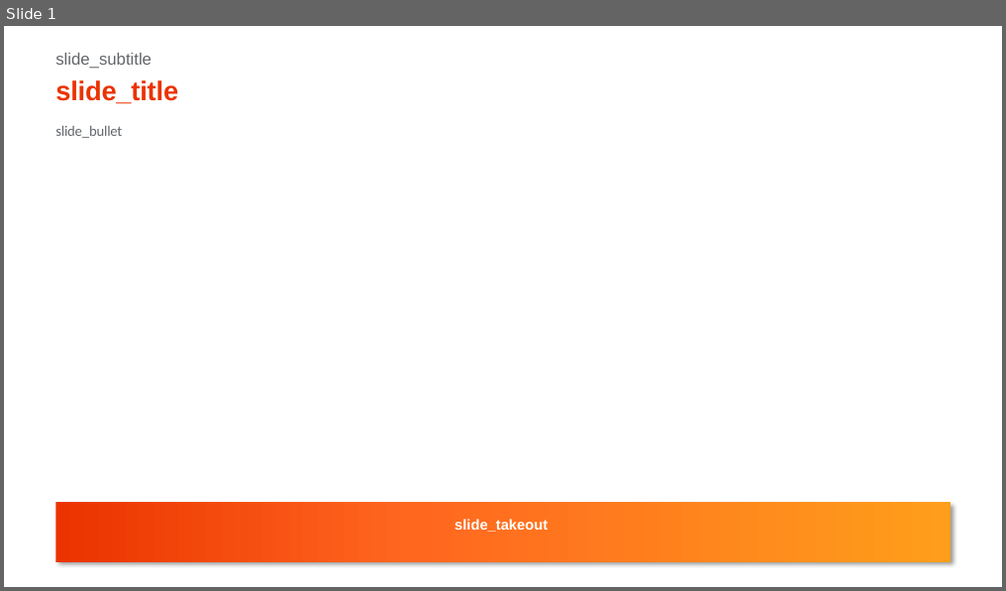
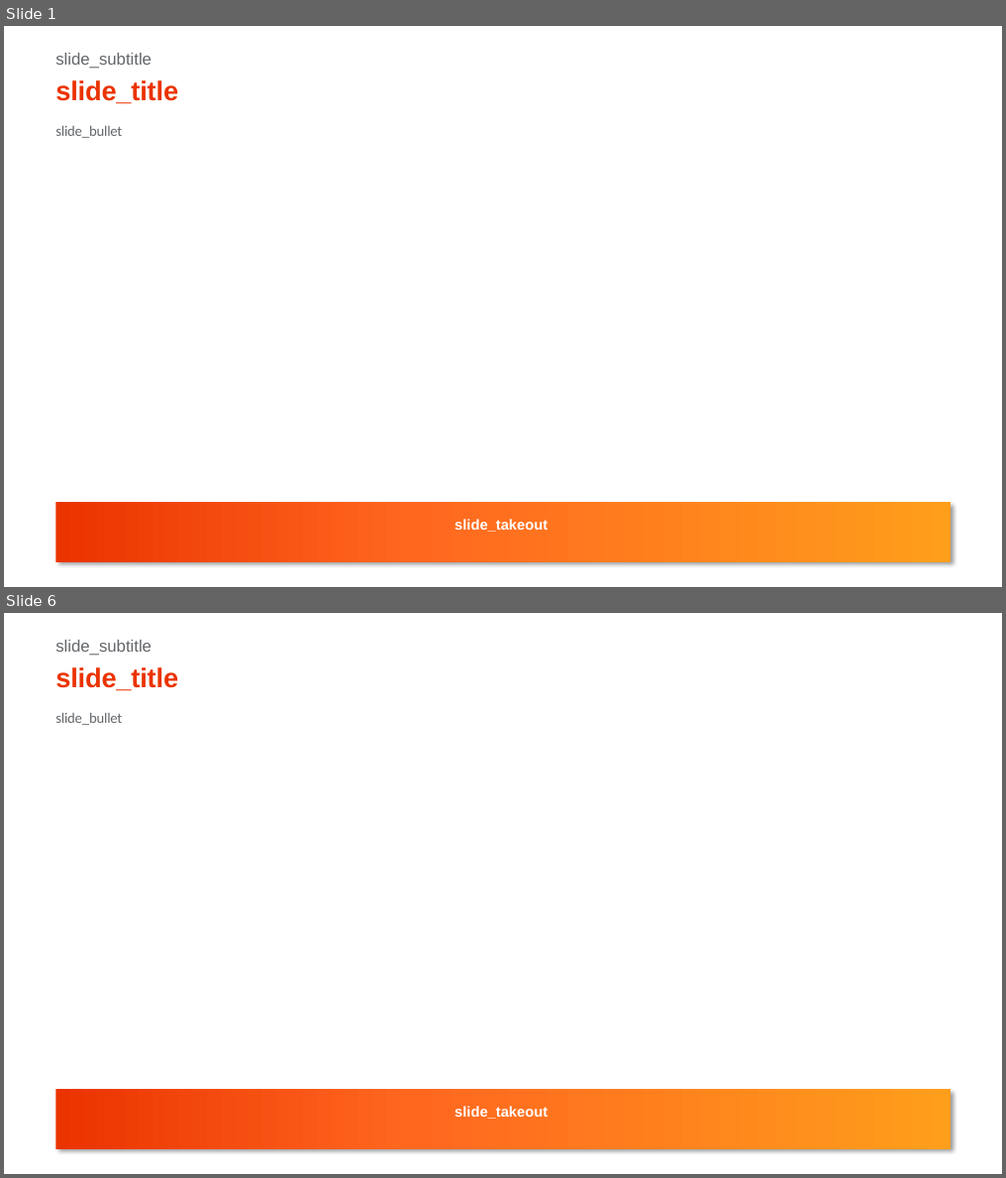
Before and after one commit to xpistos90210/templates, a slide deck: CONAN_content.pptx. Shown one above the other, each under a label of ours: slide 1 before the commit, slides 1 and 6 after it; the slides between them are not shown. The pictures are 1006x591 and 1006x1178 pixels, drawn with LibreOffice and Linux fonts; fonts in the diff are those of the drawing. Boxes give left, top, right and bottom in pixels: in the first picture for what was removed or moved away, otherwise in the second. Text is boxed around its words. In the diff, an @@ line names an element or a change of style, - is before the commit and + after.

```diff
--- a/CONAN_content.pptx
+++ b/CONAN_content.pptx
@@ slide 6 added at (4,613,1002,1174), background #FFFFFF @@
@@ text added at (55,640,152,656), 16 pt, text #63666A @@
+slide_subtitle
@@ title added at (55,667,178,691), 26 pt, text #EB3300, bold @@
+slide_title
@@ text added at (55,713,122,725), 14 pt, text #63666A @@
+slide_bullet
@@ rectangle added at (55,1089,950,1149), fill gradient #EB3300 to #FF671F to #FF9E1B @@
@@ text added at (454,1106,548,1119), 14 pt, text #FFFFFF, bold @@
+slide_takeout
```
Also in this commit, not shown: 28 other slides added.
